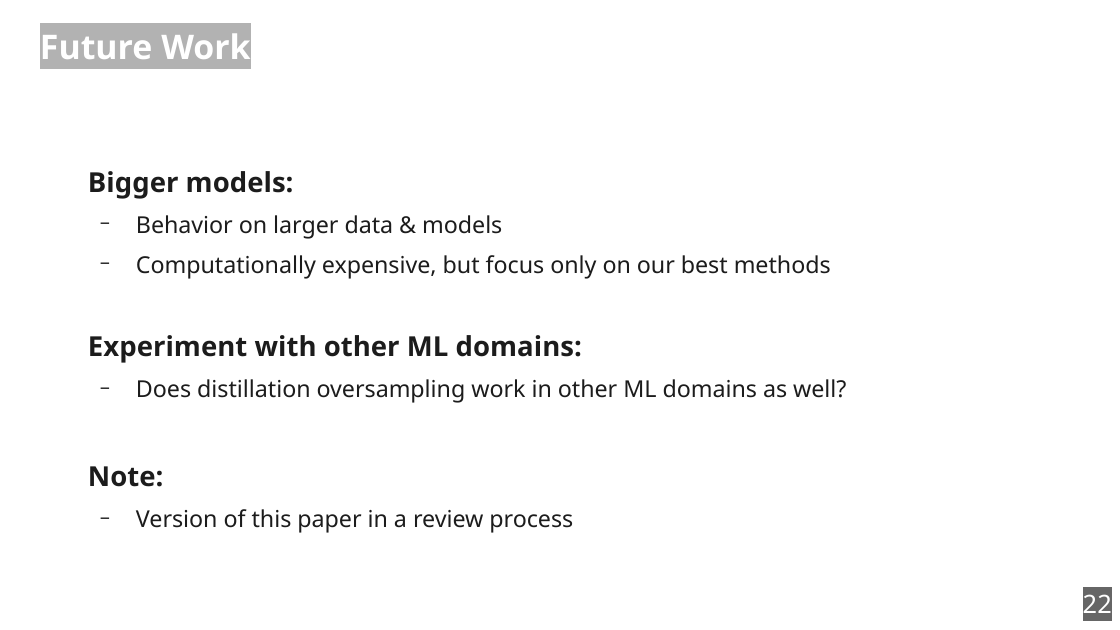
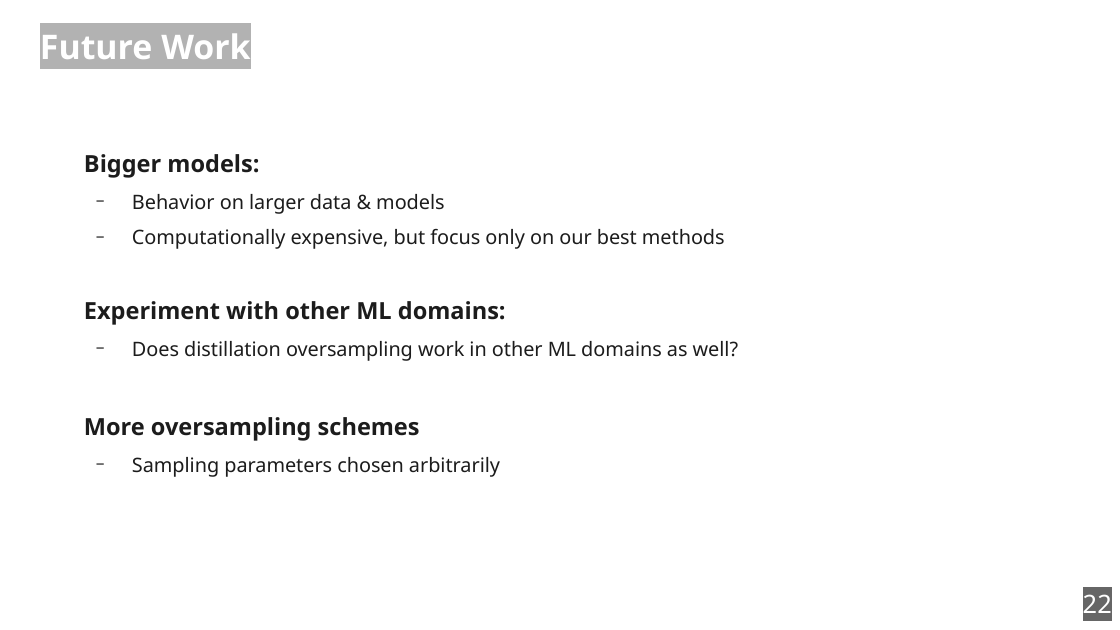
Before and after one commit to zouharvi/reference-mt-distill, a slide deck: slide 22 of meta/naacl_presentation.odp. Drawn at 1120x630 pixels with LibreOffice and Linux fonts; fonts in the diff are those of the drawing. Boxes give left, top, right and bottom in pixels: in the first picture for what was removed or moved away, otherwise in the second. Text is boxed around its words. In the diff, an @@ line names an element or a change of style, - is before the commit and + after.

Commit message:
update presentation

```diff
--- a/meta/naacl_presentation.odp
+++ b/meta/naacl_presentation.odp
@@ text "Bigger models:": place and size @@
-text "Bigger models:" at bbox=[88, 171, 846, 533]
+text "Bigger models:" at bbox=[84, 154, 739, 477]
@@ text at bbox=[84, 154, 739, 361]: size 19.5 to 16.7 pt in "Bigger models:", "Experiment with other ML domains:"; size 16.5 to 14.1 pt in "Behavior on larger data & models", "Computationally expensive, but focus only on our ...", "Does distillation oversampling work in other ML ..." @@
@@ text at bbox=[84, 417, 500, 477]: text changed; size 16.5 to 14.1 pt @@
-Note:
-  − Version of this paper in a review process
+More oversampling schemes
+  − Sampling parameters chosen arbitrarily
```
Also in this commit, not shown: 10 other slides changed, 1 slide added, 1 slide removed.
